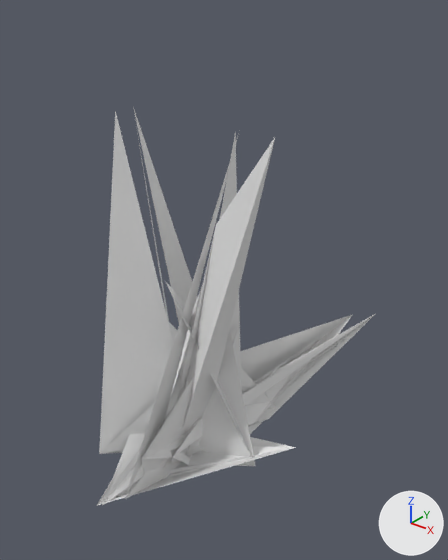
An edit to the OBJ model extracted_meshes/Hero010_DCF33DED_v2.obj, drawn before and after from the same camera.
Camera for both pictures: a 50 mm camera at (402.0, -403.0, 542.0) aimed at (-33.0, 140.0, 205.0). Every picture has the same lights, and +X, +Y and +Z are marked at lower right. The first picture is the older version. Where no turn or scale is listed for an object, it has been applied to the vertices. Vertices at exactly the same position are counted once.

In view in the first picture: 'Hero010_DCF33DED_v2'.
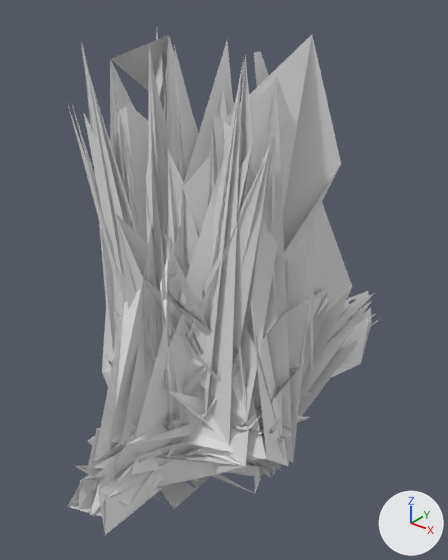
Location of each change, (x1, y1, x2, y2) in pixels of the pictures (448 x 560 px):
'Hero010_DCF33DED_v2', reshaped (11% wider, 26% taller): before (97, 107, 375, 506); after (67, 32, 377, 535)
part 1 of me_hero010_dcf33ded_v2, added (mostly hidden): after (75, 428, 210, 509)
part 2 of me_hero010_dcf33ded_v2, built on: before (141, 373, 291, 474); after (67, 32, 377, 535)

The change, as a diff of the scene's bpy script:
```diff
--- a/extracted_meshes/Hero010_DCF33DED_v2.obj.py
+++ b/extracted_meshes/Hero010_DCF33DED_v2.obj.py
@@ me_hero010_dcf33ded_v2 @@
 # used by ob_hero010_dcf33ded_v2; location = (0.0, 0.0, 0.0)
-me_hero010_dcf33ded_v2.from_pydata(...)  # 214 vertices, 206 faces; spans x -128.0..126.0, y -113.0..500.0, z 3.0..431.0
+me_hero010_dcf33ded_v2.from_pydata(...)  # 2591 vertices, 3725 faces; spans x -128.0..128.0, y -128.0..510.0, z -8.0..498.0
+# me_hero010_dcf33ded_v2 part 1: a new loose piece of 33 vertices spanning x -32.0..32.0, y -123.0..32.0, z 1.0..123.0
+# me_hero010_dcf33ded_v2 part 2: 2 vertices moved within x -27.0..0.0, y -2.0..69.0, z 86.0..87.0; 3 vertices removed from x -120.0..16.0, y -55.0..107.0, z 39.0..59.0; 2347 vertices added at x -128.0..128.0, y -128.0..510.0, z -8.0..498.0
```
